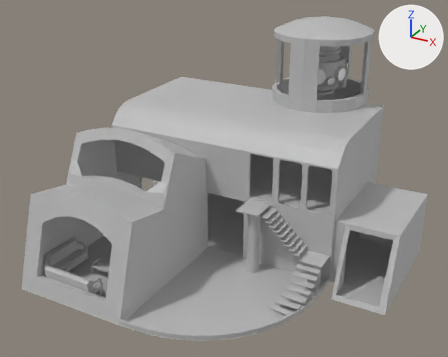
Renders of the FBX model Assets/Models/SpaceShip.fbx from each side of a commit.
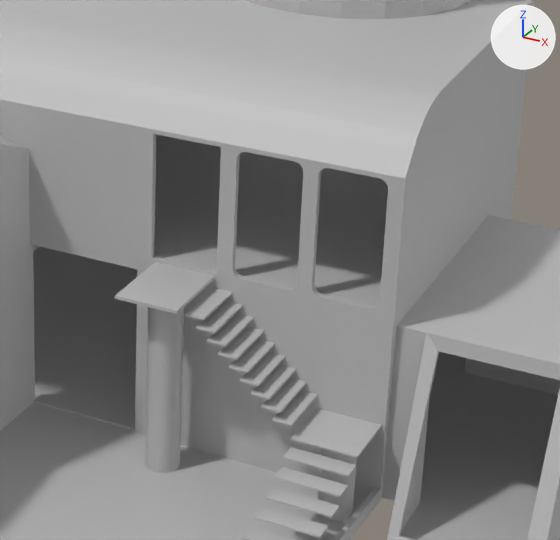
The first picture shows the older version from a 50 mm camera at (12.9, -21.8, 14.7) aimed at (1.1, -0.3, 4.0). The close-ups show both versions on the part from 44% to 88% of the width and 30% to 83% of the height of that picture; other places that the commit changed are outside them. Every picture has the same lights, and +X, +Y and +Z are marked at upper right. Where no turn or scale is listed for an object, it has been applied to the vertices.
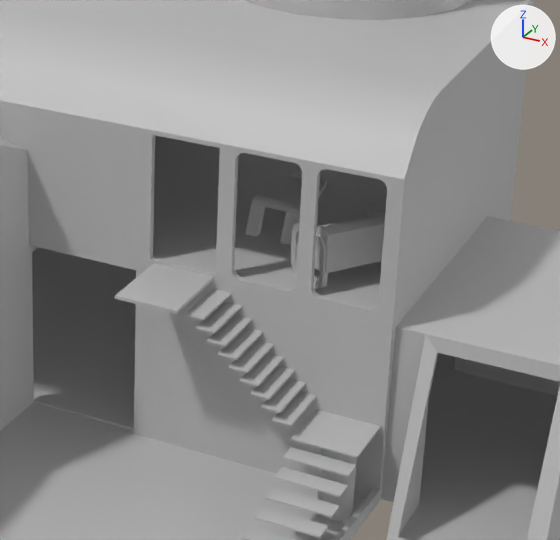
Where the newer file only moved an object's origin or applied its transform, the numbers keep the older frame.

The change, as a list of edits to the scene's bpy script:
```text
Add me_mesh_029_1:
    me_mesh_029_1.from_pydata(...)  # 185 vertices, 169 faces; spans x 0.03..0.23, y -0.71..0.88, z -0.97..1.06
    me_mesh_029_1.materials.append(mat_lambert1)  # grey #bcbcbc
Add me_mesh_357:
    me_mesh_357.from_pydata(...)  # 210 vertices, 239 faces; spans x -0.78..0.76, y -0.82..0.84, z -0.5..0.5
    me_mesh_357.materials.append(mat_lambert1)  # grey #bcbcbc
Add me_mesh_359:
    me_mesh_359.from_pydata(...)  # 64 vertices, 70 faces; spans x -0.43..0.4, y -0.89..0.87, z -0.25..0.31
    me_mesh_359.materials.append(mat_lambert1)  # grey #bcbcbc
Remove ob_pcylinder1:
    ob_pcylinder1 = bpy.data.objects.new('pCylinder1', me_mesh_020)
    ob_pcylinder1.location = (2.75, -0.68, 1.41)
Change ob_schip:
    ob_schip.location: (-0.47, -3.27, 4.12) -> (-0.47, -3.31, 4.12)
Add ob_pcube57:
    ob_pcube57 = bpy.data.objects.new('pCube57', me_mesh_029_1)
    ob_pcube57.location = (5.71, 5.07, 1.09)
Add ob_pcube73:
    ob_pcube73 = bpy.data.objects.new('pCube73', me_mesh_357)
    ob_pcube73.location = (4.94, 0.96, 3.7)
Add ob_pcube75:
    ob_pcube75 = bpy.data.objects.new('pCube75', me_mesh_359)
    ob_pcube75.location = (3.5, 2.31, 3.48)
```

Pixel boxes (x1, y1, x2, y2) of what changed, in the close-ups (560 x 540 px):
'Schip', moved: (0, 0, 560, 540) in both
'pCylinder1', deleted: before (145, 307, 184, 473)
'pCube73', added: after (291, 206, 386, 289)
'pCube75', added: after (245, 171, 327, 245)
'pCube57', added: after (454, 357, 465, 372)
